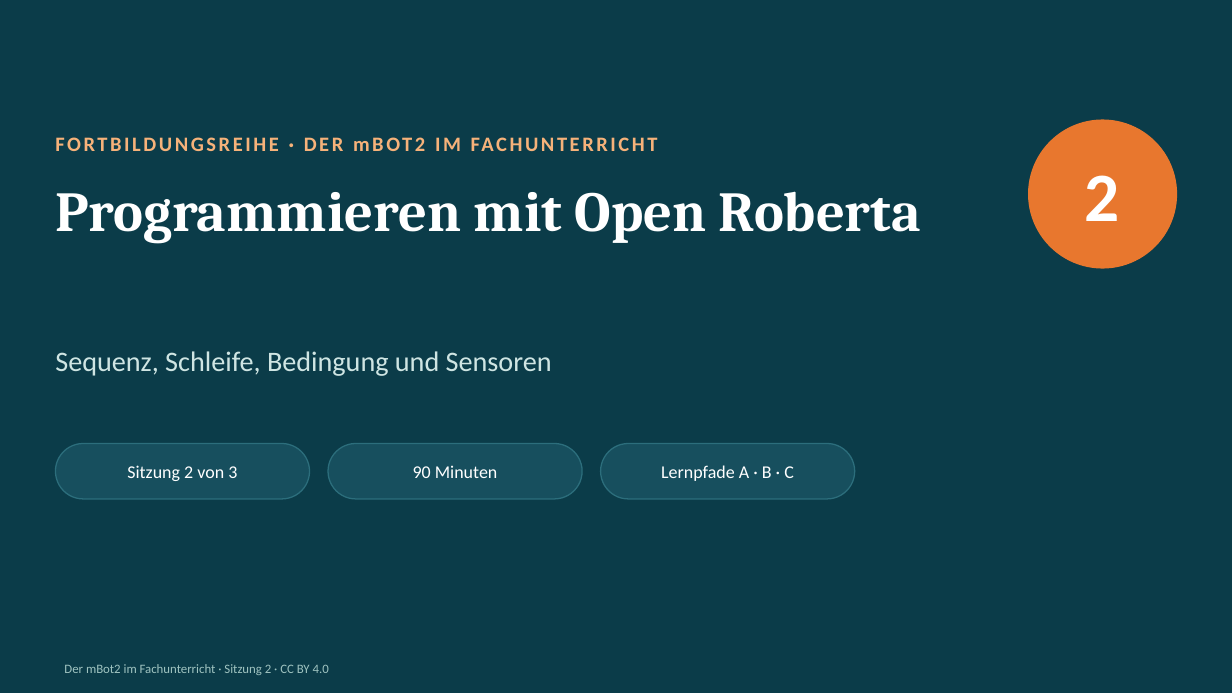
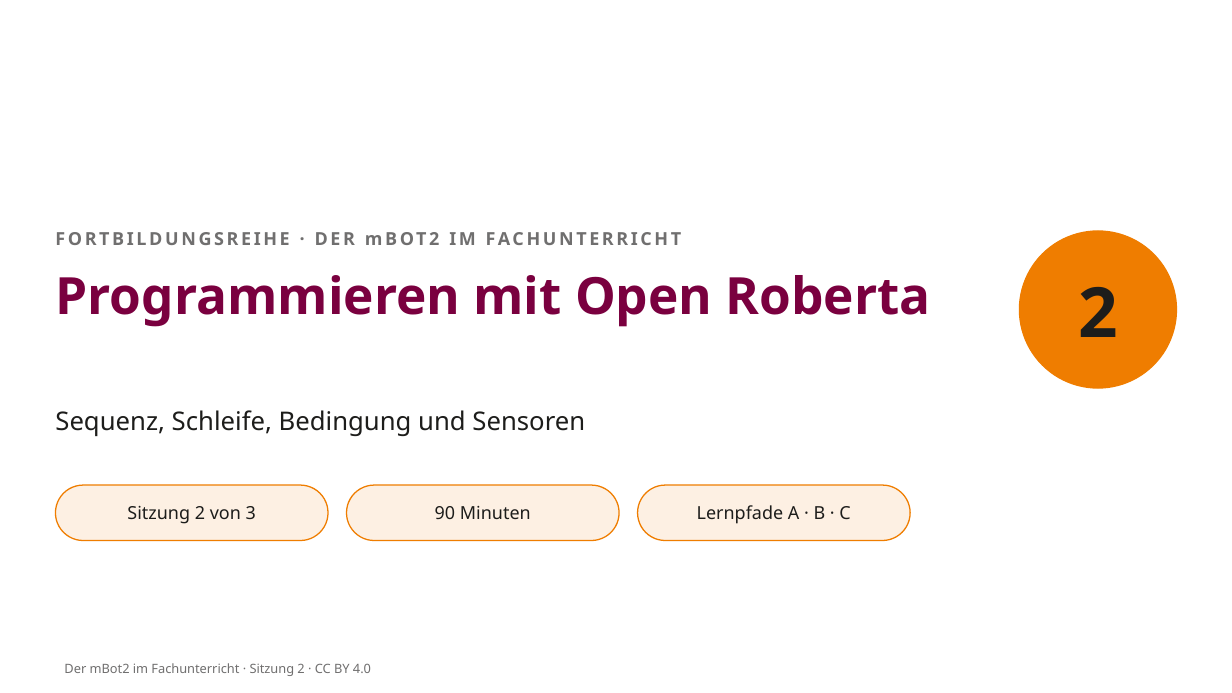
Before and after one commit to OVGU-VET-TechEd/MBOT2_Weiterbildung, a slide deck: slide 1 of Session_2_Programmieren_Open_Roberta/S2_Folien.pptx. Drawn at 1232x693 pixels with LibreOffice and Linux fonts; fonts in the diff are those of the drawing; background and template pictures are left out. Boxes give left, top, right and bottom in pixels: in the first picture for what was removed or moved away, otherwise in the second. Text is boxed around its words. In the diff, an @@ line names an element or a change of style, - is before the commit and + after.

```diff
--- a/Session_2_Programmieren_Open_Roberta/S2_Folien.pptx
+++ b/Session_2_Programmieren_Open_Roberta/S2_Folien.pptx
@@ background #0B3C49 to #FFFFFF @@
@@ text "FORTBILDUNGSREIHE · DER mBOT2 IM ...": place and size @@
-text "FORTBILDUNGSREIHE · DER mBOT2 IM ..." at <box>55,120,980,166</box>
+text "FORTBILDUNGSREIHE · DER mBOT2 IM ..." at <box>55,232,682,245</box>
@@ text "FORTBILDUNGSREIHE · DER mBOT2 IM ..." at <box>55,232,682,245</box>: size 16 to 14 pt, font Calibri to Noto Sans, text colour #F6B27A to #706F6F @@
@@ font Calibri to Noto Sans, text colour #FFFFFF to #1D1D1B in 4 elements at <box>127,506,256,524</box>, <box>435,506,531,519</box>, <box>697,505,850,524</box>, <box>1078,287,1118,337</box> @@
@@ text "2": place and size @@
-text "2" at <box>1085,175,1120,221</box>
+text "2" at <box>1078,287,1118,337</box>
@@ ellipse: place and size @@
-ellipse at <box>1029,120,1177,268</box>
+ellipse at <box>1019,231,1177,388</box>
@@ ellipse at <box>1019,231,1177,388</box>: fill #E8772E to #EF7D00; outline #E8772E 1 pt to #EF7D00 1 pt @@
@@ text "Programmieren mit Open Roberta": place and size @@
-text "Programmieren mit Open Roberta" at <box>55,191,921,244</box>
+text "Programmieren mit Open Roberta" at <box>55,275,931,327</box>
@@ text "Programmieren mit Open Roberta" at <box>55,275,931,327</box>: size 44 to 40 pt, font Cambria to Noto Sans, text colour #FFFFFF to #7A003F @@
@@ text "Sequenz, Schleife, Bedingung und Sensoren": place and size @@
-text "Sequenz, Schleife, Bedingung und Sensoren" at <box>55,351,552,376</box>
+text "Sequenz, Schleife, Bedingung und Sensoren" at <box>55,410,585,436</box>
@@ text "Sequenz, Schleife, Bedingung und Sensoren" at <box>55,410,585,436</box>: size 22 to 20 pt, font Calibri to Noto Sans, text colour #CFE5E3 to #1D1D1B @@
@@ text "Sitzung 2 von 3": place and size @@
-text "Sitzung 2 von 3" at <box>127,465,237,481</box>
+text "Sitzung 2 von 3" at <box>127,506,256,524</box>
@@ rounded rectangle: place and size @@
-rounded rectangle at <box>55,444,310,499</box>
+rounded rectangle at <box>55,485,328,541</box>
@@ text "90 Minuten": place and size @@
-text "90 Minuten" at <box>413,465,498,478</box>
+text "90 Minuten" at <box>435,506,531,519</box>
@@ rounded rectangle: place and size @@
-rounded rectangle at <box>328,444,582,499</box>
+rounded rectangle at <box>347,485,619,541</box>
@@ text "Lernpfade A · B · ...": place and size @@
-text "Lernpfade A · B · ..." at <box>661,465,794,481</box>
+text "Lernpfade A · B · ..." at <box>697,505,850,524</box>
@@ fill #174F5E to #FDF0E3; outline #2C6E7C 1 pt to #EF7D00 1 pt in 3 elements at <box>55,485,328,541</box>, <box>347,485,619,541</box>, <box>638,485,910,541</box> @@
@@ rounded rectangle: place and size @@
-rounded rectangle at <box>601,444,855,499</box>
+rounded rectangle at <box>638,485,910,541</box>
@@ text "Der mBot2 im Fachunterricht · ..." at <box>64,663,371,676</box>: font Calibri to Noto Sans, text colour #9FC3C0 to #706F6F @@
```
Also in this commit, not shown: 13 other slides changed, 57 other files.
